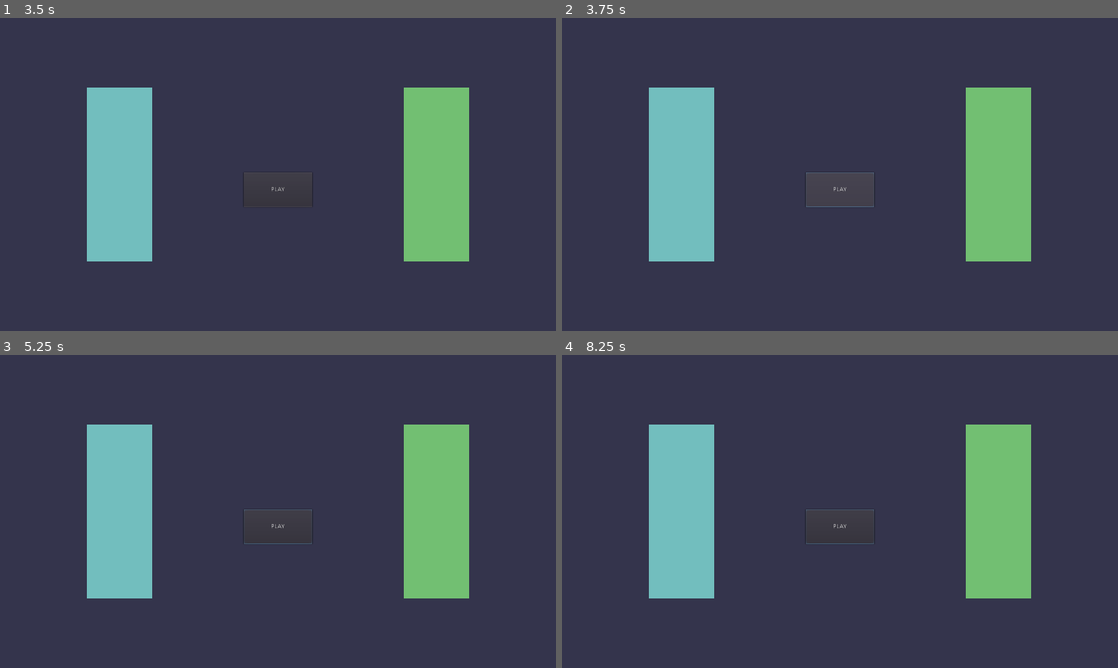
Above: before the commit, frames 1-4 (two rows, left to right).
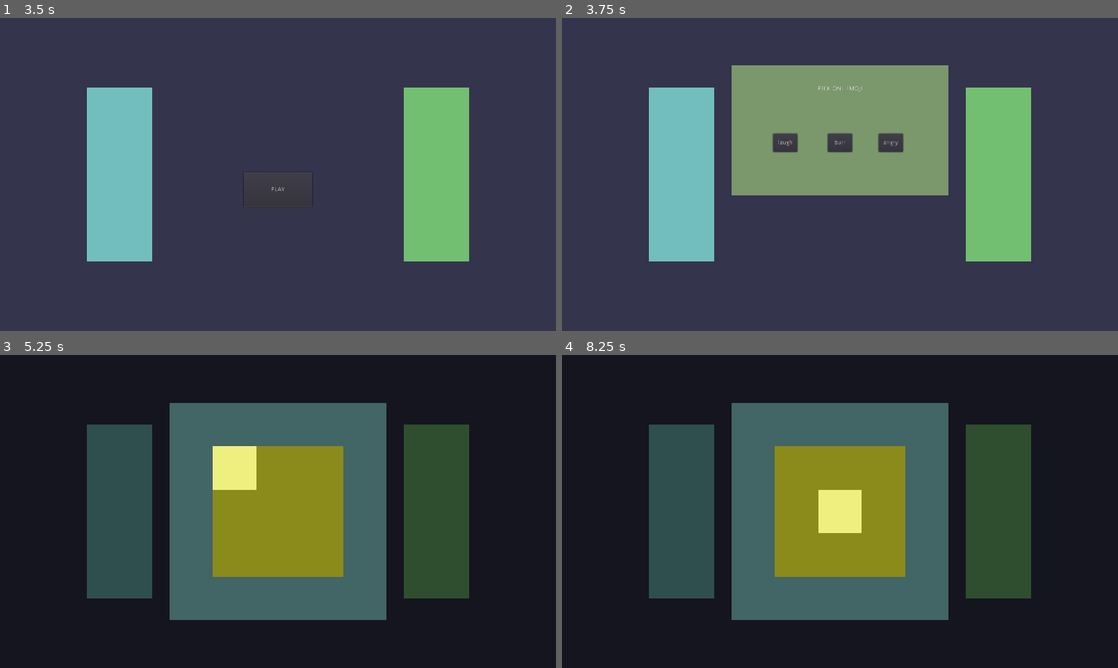
Above: after the commit, the same moments.

Repository: ravi-kiran-svs/hahaha-game
Game: Godot game, scene res://Scenes/DialogScene/Scenes/Level2DialogScene.tscn
The game is run twice, just before and just after one commit, with the same random seed, the same clock (stepped at 60 frames per second) and the same inputs. This scene is started directly instead of the project's main scene.
Inputs (mouse positions are in pixels of both pictures, inside the frame that each line leads up to):
- Up to frame 1 (3.5 s): click "NEXT" at 0.5 s; click "NEXT" at 1.25 s; click "NEXT" at 2 s; tap Enter (ui_accept) at 2.75, 3.02 s; move the mouse to (400, 158) at 2.77 s; click (400, 158) at 2.92 s
- Up to frame 2 (3.75 s): click "PLAY" at 3.5 s
- Up to frame 3 (5.25 s): click (278, 527) at 4.25 s, where only the run before the commit has a clickable "PLAY"; click (222, 480) at 5 s, where only the run after the commit has a clickable "laugh"
- Up to frame 4 (8.25 s): click (840, 527) at 5.75 s, where only the run before the commit has a clickable "PLAY"; tap Enter (ui_accept) at 6.5, 6.77, 7.25, 8 s; move the mouse to (728, 527) at 6.52 s; click (728, 527) at 6.67 s; move the mouse to (895, 442) at 7.27 s; click (895, 442) at 7.42 s; move the mouse to (812, 574) at 8.02 s; click (812, 574) at 8.17 s

Frame 1 is identical in both runs. In frame 2, 16% of the frame differs, in the area x 30-70%, y 15-61%; in frame 3, 100%, in the area x 0-100%, y 0-100%; in frame 4, 100%.

Commit message:
Picture Puzzle

Diff:
--- a/Scenes/DialogScene/Scenes/Level2DialogScene.tscn
+++ b/Scenes/DialogScene/Scenes/Level2DialogScene.tscn
@@ -4,6 +4,7 @@
 [ext_resource path="res://Scenes/DialogScene/Nodes/DialogBox.tscn" type="PackedScene" id=2]
 
 [node name="Level1DialogScene" instance=ExtResource( 1 )]
+next_scene = "res://Scenes/EmojiSelectionScene/Scenes/Level2EmojiSelectionScene.tscn"
 
 [node name="DialogBox0" parent="DialogManager" index="0" instance=ExtResource( 2 )]
 visible = false
--- a/Scenes/EmojiSelectionScene/Scenes/Level2EmojiSelectionScene.tscn
+++ b/Scenes/EmojiSelectionScene/Scenes/Level2EmojiSelectionScene.tscn
@@ -3,6 +3,7 @@
 [ext_resource path="res://Scenes/EmojiSelectionScene/EmojiSelectionScene.tscn" type="PackedScene" id=1]
 
 [node name="Level1EmojiSelectionScene" instance=ExtResource( 1 )]
+next_scene = "res://Scenes/PictureGameScene/PictureGameScene.tscn"
 
 [node name="EmojiButton0" parent="EmojiSelector" index="2"]
 text = "laugh"
--- a/Scenes/JigsawGameScene/Nodes/JigsawGame.tscn
+++ b/Scenes/JigsawGameScene/Nodes/JigsawGame.tscn
@@ -8,7 +8,7 @@
 margin_bottom = 500.0
 script = ExtResource( 2 )
 
-[node name="ColorRect" type="ColorRect" parent="."]
+[node name="BG" type="ColorRect" parent="."]
 anchor_right = 1.0
 anchor_bottom = 1.0
 color = Color( 0.3, 0.21, 0.3, 1 )
--- a/Scenes/JigsawGameScene/Nodes/JigsawPiece.gd
+++ b/Scenes/JigsawGameScene/Nodes/JigsawPiece.gd
@@ -12,7 +12,6 @@
 export(float) var match_margin = 50
 
 
-var is_mouse_in : bool = false
 var diff_pos_mouse : Vector2 = Vector2.ZERO
 var reference : Position2D = null
 var original_pos : Vector2 = Vector2.ZERO
@@ -50,10 +49,9 @@
 		set_process(false)
 
 
+var is_mouse_in : bool = false
 func on_mouse_entered():
 	is_mouse_in = true
-
-
 func on_mouse_exited():
 	is_mouse_in = false
 
--- /dev/null
+++ b/Scenes/PictureGameScene/Nodes/GlassPiece.gd
@@ -0,0 +1,57 @@
+extends Control
+class_name GlassPiece
+
+
+signal started
+signal failed
+signal success
+
+
+enum State {DUSKY = 0, ACTIVE, SUCCESS}
+
+
+export(Color) var colour_dusky : Color = Color.webpurple
+export(Color) var colour_active : Color = Color.goldenrod
+export(Color) var colout_success : Color = Color.transparent
+
+
+var current_state : int = State.DUSKY
+
+
+onready var timer : Timer = $Timer
+
+
+func activate(t : float):
+	set_state(State.ACTIVE)
+	timer.start(t)
+	emit_signal("started")
+
+
+func on_timeout():
+	set_state(State.DUSKY)
+	emit_signal("failed")
+
+
+func set_state(state : int):
+	if	state == State.DUSKY:
+		modulate = colour_dusky
+	elif	state == State.ACTIVE:
+		modulate = colour_active
+	elif	state == State.SUCCESS:
+		modulate = colout_success
+	current_state = state
+
+
+var is_mouse_in : bool = false
+func on_mouse_entered():
+	is_mouse_in = true
+func on_mouse_exited():
+	is_mouse_in = false
+
+
+func _input(event):
+	if	event.is_pressed() and Input.is_mouse_button_pressed(BUTTON_LEFT):
+		if	is_mouse_in and current_state == State.ACTIVE:
+			set_state(State.SUCCESS)
+			timer.stop()
+			emit_signal("success")
--- /dev/null
+++ b/Scenes/PictureGameScene/Nodes/GlassPiece.tscn
@@ -0,0 +1,23 @@
+[gd_scene load_steps=2 format=2]
+
+[ext_resource path="res://Scenes/PictureGameScene/Nodes/GlassPiece.gd" type="Script" id=1]
+
+[node name="GlassPiece" type="Control"]
+modulate = Color( 0, 0, 0, 0.392157 )
+margin_right = 100.0
+margin_bottom = 100.0
+script = ExtResource( 1 )
+colour_dusky = Color( 0, 0, 0, 0.392157 )
+colour_active = Color( 1, 1, 1, 0.392157 )
+
+[node name="ColorRect" type="ColorRect" parent="."]
+anchor_right = 1.0
+anchor_bottom = 1.0
+mouse_filter = 1
+
+[node name="Timer" type="Timer" parent="."]
+one_shot = true
+
+[connection signal="mouse_entered" from="." to="." method="on_mouse_entered"]
+[connection signal="mouse_exited" from="." to="." method="on_mouse_exited"]
+[connection signal="timeout" from="Timer" to="." method="on_timeout"]
--- /dev/null
+++ b/Scenes/PictureGameScene/Nodes/PictureGame.gd
@@ -0,0 +1,48 @@
+extends Control
+
+
+signal all_glass_pieces_success
+
+
+export(float) var time_between_turns : float = 3
+
+
+onready var glass_pieces : Node = $GlassPieces
+
+
+func _ready():
+	for	glass_piece in glass_pieces.get_children():
+		glass_piece = glass_piece as GlassPiece
+		glass_piece.connect("failed", self, "on_failed")
+		glass_piece.connect("success", self, "on_success")
+
+	activate_random_glass_piece()
+
+
+func activate_random_glass_piece():
+	var glass_pieces_available : Array = []
+	for	glass_piece in glass_pieces.get_children():
+		glass_piece = glass_piece as GlassPiece
+		if	glass_piece.current_state == GlassPiece.State.DUSKY:
+			glass_pieces_available.append(glass_piece)
+
+	if	glass_pieces_available.size() > 0:
+		glass_pieces_available[randi() % glass_pieces_available.size()].activate(time_between_turns)
+
+
+func on_failed():
+	activate_random_glass_piece()
+
+
+func on_success():
+	var n_avail_pieces : int = 0
+	for	glass_piece in glass_pieces.get_children():
+		glass_piece = glass_piece as GlassPiece
+		if	glass_piece.current_state == GlassPiece.State.DUSKY:
+			n_avail_pieces += 1
+
+	if	n_avail_pieces > 0:
+		activate_random_glass_piece()
+
+	else:
+		emit_signal("all_glass_pieces_success")
--- /dev/null
+++ b/Scenes/PictureGameScene/Nodes/PictureGame.tscn
@@ -0,0 +1,77 @@
+[gd_scene load_steps=3 format=2]
+
+[ext_resource path="res://Scenes/PictureGameScene/Nodes/GlassPiece.tscn" type="PackedScene" id=1]
+[ext_resource path="res://Scenes/PictureGameScene/Nodes/PictureGame.gd" type="Script" id=2]
+
+[node name="PictureGame" type="Control"]
+margin_right = 500.0
+margin_bottom = 500.0
+script = ExtResource( 2 )
+
+[node name="BG" type="ColorRect" parent="."]
+anchor_right = 1.0
+anchor_bottom = 1.0
+color = Color( 0.26, 0.4, 0.4, 1 )
+
+[node name="EmojiImage" type="ColorRect" parent="."]
+anchor_left = 0.5
+anchor_top = 0.5
+anchor_right = 0.5
+anchor_bottom = 0.5
+margin_left = -150.0
+margin_top = -150.0
+margin_right = 150.0
+margin_bottom = 150.0
+color = Color( 0.9, 0.9, 0.18, 1 )
+
+[node name="GlassPieces" type="Control" parent="."]
+anchor_left = 0.5
+anchor_top = 0.5
+anchor_right = 0.5
+anchor_bottom = 0.5
+margin_left = -150.0
+margin_top = -150.0
+margin_right = 150.0
+margin_bottom = 150.0
+
+[node name="GlassPiece0" parent="GlassPieces" instance=ExtResource( 1 )]
+
+[node name="GlassPiece1" parent="GlassPieces" instance=ExtResource( 1 )]
+margin_left = 100.0
+margin_right = 200.0
+
+[node name="GlassPiece2" parent="GlassPieces" instance=ExtResource( 1 )]
+margin_left = 200.0
+margin_right = 300.0
+
+[node name="GlassPiece3" parent="GlassPieces" instance=ExtResource( 1 )]
+margin_top = 100.0
+margin_bottom = 200.0
+
+[node name="GlassPiece4" parent="GlassPieces" instance=ExtResource( 1 )]
+margin_left = 100.0
+margin_top = 100.0
+margin_right = 200.0
+margin_bottom = 200.0
+
+[node name="GlassPiece5" parent="GlassPieces" instance=ExtResource( 1 )]
+margin_left = 200.0
+margin_top = 100.0
+margin_right = 300.0
+margin_bottom = 200.0
+
+[node name="GlassPiece6" parent="GlassPieces" instance=ExtResource( 1 )]
+margin_top = 200.0
+margin_bottom = 300.0
+
+[node name="GlassPiece7" parent="GlassPieces" instance=ExtResource( 1 )]
+margin_left = 100.0
+margin_top = 200.0
+margin_right = 200.0
+margin_bottom = 300.0
+
+[node name="GlassPiece8" parent="GlassPieces" instance=ExtResource( 1 )]
+margin_left = 200.0
+margin_top = 200.0
+margin_right = 300.0
+margin_bottom = 300.0
--- /dev/null
+++ b/Scenes/PictureGameScene/PictureGameScene.gd
@@ -0,0 +1,5 @@
+extends Control
+
+
+func on_puzzle_solved():
+	get_tree().change_scene("res://Scenes/DialogScene/Scenes/Level3DialogScene.tscn")
--- /dev/null
+++ b/Scenes/PictureGameScene/PictureGameScene.tscn
@@ -0,0 +1,25 @@
+[gd_scene load_steps=4 format=2]
+
+[ext_resource path="res://Scenes/BaseScene.tscn" type="PackedScene" id=1]
+[ext_resource path="res://Scenes/PictureGameScene/Nodes/PictureGame.tscn" type="PackedScene" id=2]
+[ext_resource path="res://Scenes/PictureGameScene/PictureGameScene.gd" type="Script" id=3]
+
+[node name="PictureGameScene" instance=ExtResource( 1 )]
+script = ExtResource( 3 )
+
+[node name="ColorRect" type="ColorRect" parent="." index="3"]
+anchor_right = 1.0
+anchor_bottom = 1.0
+color = Color( 0, 0, 0, 0.588235 )
+
+[node name="PictureGame" parent="." index="4" instance=ExtResource( 2 )]
+anchor_left = 0.5
+anchor_top = 0.5
+anchor_right = 0.5
+anchor_bottom = 0.5
+margin_left = -250.0
+margin_top = -250.0
+margin_right = 250.0
+margin_bottom = 250.0
+
+[connection signal="all_glass_pieces_success" from="PictureGame" to="." method="on_puzzle_solved"]
--- a/project.godot
+++ b/project.godot
@@ -25,6 +25,11 @@
 "path": "res://Scenes/EmojiSelectionScene/Nodes/EmojiSelector.gd"
 }, {
 "base": "Control",
+"class": "GlassPiece",
+"language": "GDScript",
+"path": "res://Scenes/PictureGameScene/Nodes/GlassPiece.gd"
+}, {
+"base": "Control",
 "class": "JigsawGame",
 "language": "GDScript",
 "path": "res://Scenes/JigsawGameScene/Nodes/JigsawGame.gd"
@@ -38,6 +43,7 @@
 "DialogBox": "",
 "DialogManager": "",
 "EmojiSelector": "",
+"GlassPiece": "",
 "JigsawGame": "",
 "JigsawPiece": ""
 }
